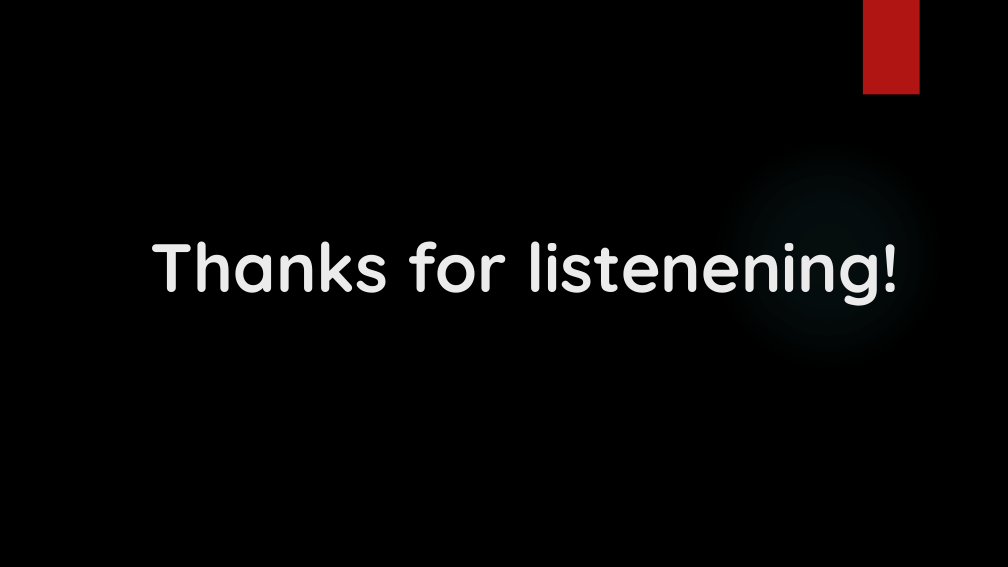
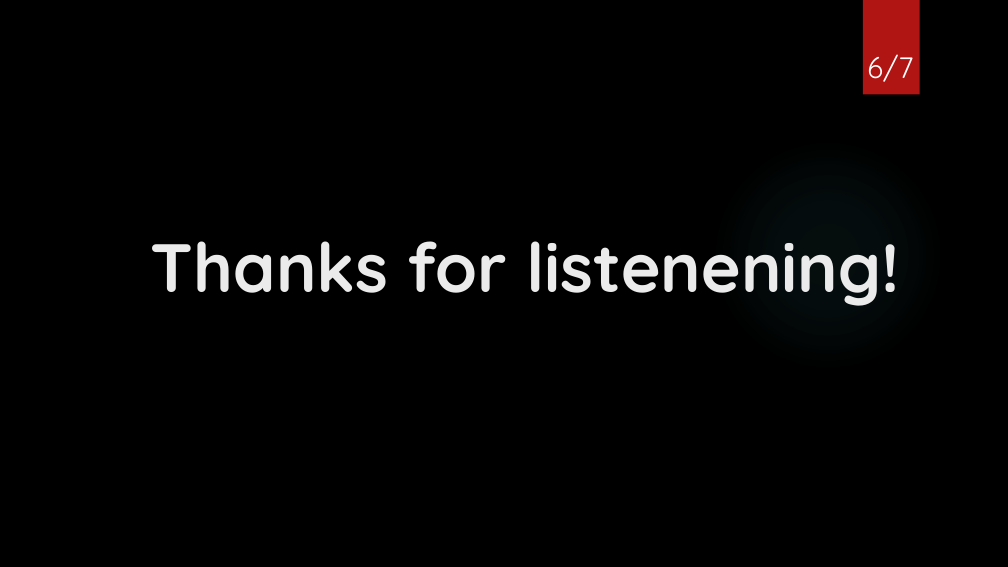
Before and after one commit to Johnny850807/BWS_IronMan, a slide deck: slide 6 of How easily to make a POP song.pptx (slide 7 before the commit). Drawn at 1008x567 pixels with LibreOffice and Linux fonts; fonts in the diff are those of the drawing; background and template pictures are left out. Boxes give left, top, right and bottom in pixels: in the first picture for what was removed or moved away, otherwise in the second. Text is boxed around its words. In the diff, an @@ line names an element or a change of style, - is before the commit and + after.

```diff
--- a/How easily to make a POP song.pptx
+++ b/How easily to make a POP song.pptx
@@ page number added at [867,54,913,82], 28 pt, text #FFFFFF @@
+6/7
```
Also in this commit, not shown: 5 other slides changed, 1 slide removed.
